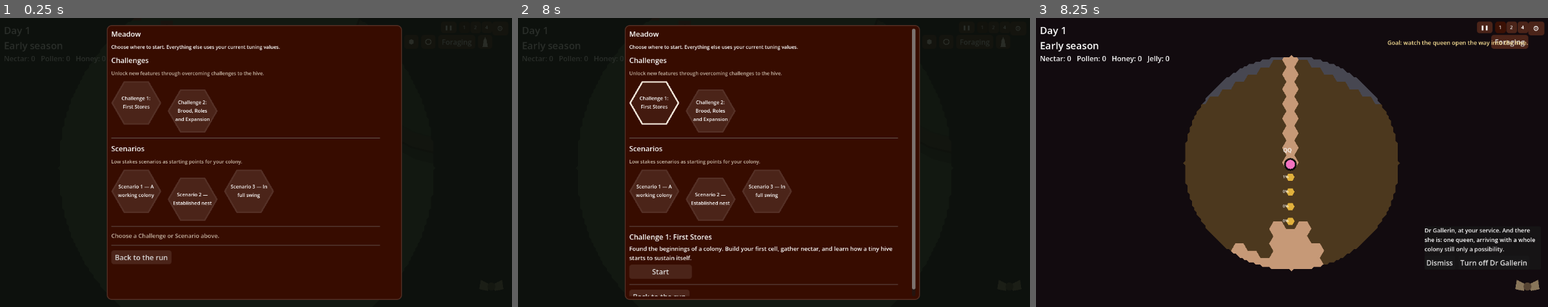
Above: before the commit, frames 1-3 (left to right).
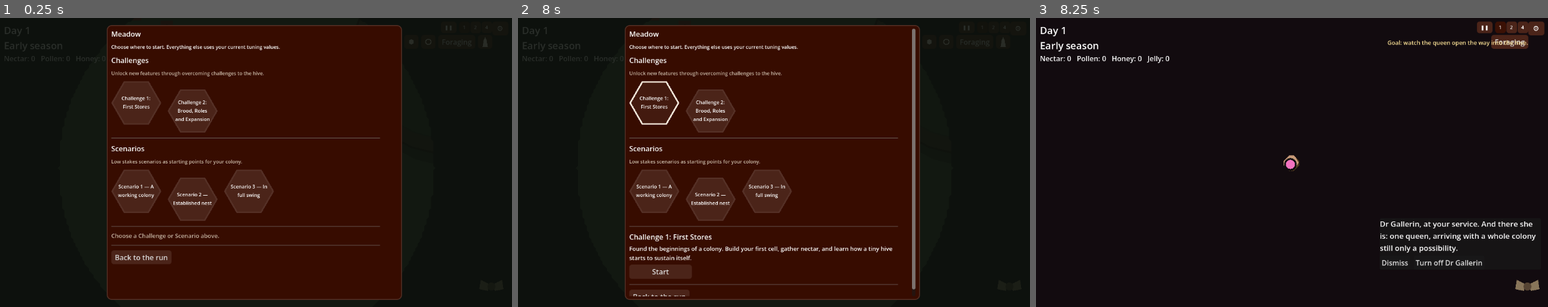
Above: after the commit, the same moments.

Repository: wonderburg7/meadow
Game: Godot game, scene res://scenes/Main.tscn
The game is run twice, just before and just after one commit, with the same random seed, the same clock (stepped at 60 frames per second) and the same inputs.
Inputs (mouse positions are in pixels of both pictures, inside the frame that each line leads up to):
- Up to frame 1 (0.25 s): no input
- Up to frame 2 (8 s): click "❚❚" at 0.5 s; click "1" at 1.25 s; click "2" at 2 s; click "4" at 2.75 s; click (927, 41) at 3.52 s; click (948, 41) at 4.27 s; click "Foraging" at 5 s; click (1004, 41) at 5.77 s; click "⚙" at 6.5 s; click (656, 101) at 7.27 s
- Up to frame 3 (8.25 s): click "Start" at 8 s

Frames 1-2 are identical in both runs. In frame 3, 26% of the frame differs, in the area x 28-98%, y 12-88%.

Commit message:
Shape Challenge hive fog reveal

Diff:
--- a/scripts/challenge_runner.gd
+++ b/scripts/challenge_runner.gd
@@ -537,6 +537,8 @@
 func _enter_stage() -> void:
 	var stage: Dictionary = _stages()[_stage_index]
 	queen_command_locked = Session.starting_level == 1 and stage.id == "1.1"
+	if Session.starting_level == 1:
+		main.fog_of_war.set_hive_reveal_mode("queen" if stage.id == "1.1" else "open_space")
 	main.stage_gate.set_unlocked_keys(_stage_unlock_keys(stage.unlocked_keys))
 	_apply_stage_gate_to_ui()
 	_show_goal(stage)
@@ -613,6 +615,7 @@
 func _complete() -> void:
 	active = false
 	queen_command_locked = false
+	main.fog_of_war.set_hive_reveal_mode("")
 	main.fog_of_war.permanent_reveal_override = false
 	PlayerProfile.mark_challenge_complete(Session.starting_level)
 	main.stage_gate.stop()
--- a/scripts/fog_of_war.gd
+++ b/scripts/fog_of_war.gd
@@ -108,6 +108,9 @@
 ## tiles), so consecutive discs overlap almost entirely and only the thin
 ## edge between them needs touching.
 
+const Shapes = preload("res://scripts/shapes.gd")
+const HIVE_OPEN_SPACE_REVEAL_BLOCKS := 1.8
+
 var main: Node2D
 
 ## A run-local equivalent of GameConfig.fog_permanent_reveal. Challenges
@@ -146,6 +149,9 @@
 var _hive_origin_tile: Vector2i = Vector2i.ZERO
 var _hive_mask_dirty: bool = false
 var _hive_explored: Dictionary = {}
+## "queen" during the opening dig, then "open_space" after breakthrough.
+## Empty outside Challenge 1.
+var hive_reveal_mode: String = ""
 var _last_hive_reveal_pos: Vector2 = Vector2(INF, INF)
 var _last_hive_cam_pos: Vector2 = Vector2(INF, INF)
 var _last_hive_cam_zoom: float = -1.0
@@ -328,19 +334,61 @@
 func _update_hive_fog() -> void:
 	if _hive_layer == null:
 		return
-	_hive_layer.visible = permanent_reveal_override
-	if not permanent_reveal_override or not is_instance_valid(main.queen) or main.queen.get_parent() != main.hive_root:
-		return
-	var queen_pos: Vector2 = main.queen.position
-	if _last_hive_reveal_pos.x == INF or queen_pos.distance_to(_last_hive_reveal_pos) >= RELIGHT_DISTANCE:
-		_reveal_hive_around(queen_pos, GameConfig.fog_reveal_radius)
-		_last_hive_reveal_pos = queen_pos
+	_hive_layer.visible = permanent_reveal_override and hive_reveal_mode != ""
+	if not _hive_layer.visible:
+		return
+	if hive_reveal_mode == "queen" and is_instance_valid(main.queen) and main.queen.get_parent() == main.hive_root:
+		var queen_pos: Vector2 = main.queen.position
+		if _last_hive_reveal_pos.x == INF or queen_pos.distance_to(_last_hive_reveal_pos) >= GameConfig.hive_cell_size * 0.5:
+			# Diameter equals one hex's height to within the placeholder
+			# geometry's rounding, so the trail cannot expose the cavity early.
+			_reveal_hive_around(queen_pos, GameConfig.hive_cell_size)
+			_last_hive_reveal_pos = queen_pos
 	var cam: Camera2D = main.hive_camera
 	var camera_changed: bool = cam.position != _last_hive_cam_pos or cam.zoom.x != _last_hive_cam_zoom
 	if main.in_hive_view and (_hive_mask_dirty or camera_changed):
 		_hive_layer.queue_redraw()
 		_last_hive_cam_pos = cam.position
 		_last_hive_cam_zoom = cam.zoom.x
+
+func set_hive_reveal_mode(mode: String) -> void:
+	if mode == hive_reveal_mode:
+		return
+	if mode not in ["", "queen", "open_space"]:
+		push_error("fog_of_war: unknown hive reveal mode '%s'" % mode)
+		return
+	hive_reveal_mode = mode
+	_last_hive_reveal_pos = Vector2(INF, INF)
+	if mode == "open_space":
+		_rebuild_hive_open_space_mask()
+	else:
+		_clear_hive_mask()
+
+## Called after a soil block is actually removed. No per-frame topology scan:
+## an open-space mask is rebuilt only on this causal event (or mode entry).
+func notify_hive_open_space_changed() -> void:
+	if hive_reveal_mode == "open_space":
+		_rebuild_hive_open_space_mask()
+
+func _clear_hive_mask() -> void:
+	_hive_explored.clear()
+	_hive_mask_image.fill(Color8(MASK_UNEXPLORED, MASK_UNEXPLORED, MASK_UNEXPLORED, 255))
+	_hive_mask_dirty = true
+
+func _rebuild_hive_open_space_mask() -> void:
+	_clear_hive_mask()
+	var reach: int = int(GameConfig.hive_interior_rings + GameConfig.hive_soil_depth + GameConfig.hive_rock_rings)
+	# About 1.8 block widths: enough to show the whole first soil block
+	# bordering floor and a slice of the one behind it.
+	var reveal_radius: float = GameConfig.hive_cell_size * 2.0 * HIVE_OPEN_SPACE_REVEAL_BLOCKS
+	for ring in range(reach + 1):
+		for hex in Shapes.hex_ring(ring):
+			if not main.hive.tile_is_walkable(hex):
+				continue
+			var point: Vector2 = main.hive.comb_centre + Shapes.hex_to_pixel(
+				hex.x, hex.y, GameConfig.hive_cell_spacing
+			)
+			_reveal_hive_around(point, reveal_radius)
 
 func _reveal_hive_around(pos: Vector2, radius: float) -> void:
 	for tile in _disc(pos, radius):
@@ -354,7 +402,7 @@
 		_hive_mask_dirty = true
 
 func _draw_hive_fog() -> void:
-	if not main.in_hive_view or not permanent_reveal_override:
+	if not main.in_hive_view or not permanent_reveal_override or hive_reveal_mode == "":
 		return
 	if _hive_mask_dirty:
 		_hive_mask_texture.update(_hive_mask_image)
--- a/scripts/gallerin_panel.gd
+++ b/scripts/gallerin_panel.gd
@@ -26,7 +26,8 @@
 
 const ICON_SIZE := Vector2(60, 60)
 const ICON_MARGIN := 16.0
-const BUBBLE_WIDTH := 260.0
+const BUBBLE_WIDTH := 360.0
+const BUBBLE_TEXT_SIZE := 17
 
 ## The reserved bottom-right footprint every other tray subtracts --
 ## the bubble, not the icon, is the widest thing that can appear in this
@@ -143,8 +144,8 @@
 
 	_bubble_label = Label.new()
 	_bubble_label.autowrap_mode = TextServer.AUTOWRAP_WORD_SMART
-	_bubble_label.custom_minimum_size = Vector2(BUBBLE_WIDTH - 20.0, 0)
-	_bubble_label.add_theme_font_size_override("font_size", 13)
+	_bubble_label.custom_minimum_size = Vector2(BUBBLE_WIDTH - 28.0, 0)
+	_bubble_label.add_theme_font_size_override("font_size", BUBBLE_TEXT_SIZE)
 	column.add_child(_bubble_label)
 
 	var row := HBoxContainer.new()
--- a/scripts/world_building.gd
+++ b/scripts/world_building.gd
@@ -590,6 +590,7 @@
 	var centre_local = _hive_centre_local()
 	var spacing: float = GameConfig.hive_cell_spacing
 	main.hive.remove_block(block, func(hex: Vector2i): _add_floor_tile(hex, centre_local, spacing))
+	main.fog_of_war.notify_hive_open_space_changed()
 
 func _obstacle_at(point: Vector2) -> Node2D:
 	for o in main.obstacles:
Not shown, changed: CHALLENGE1_REVAMP_PLAN.md
Not shown, changed: CHATGPT_NEXTSTEPS.md
Not shown, changed: TUTORIAL_PLAN.md
